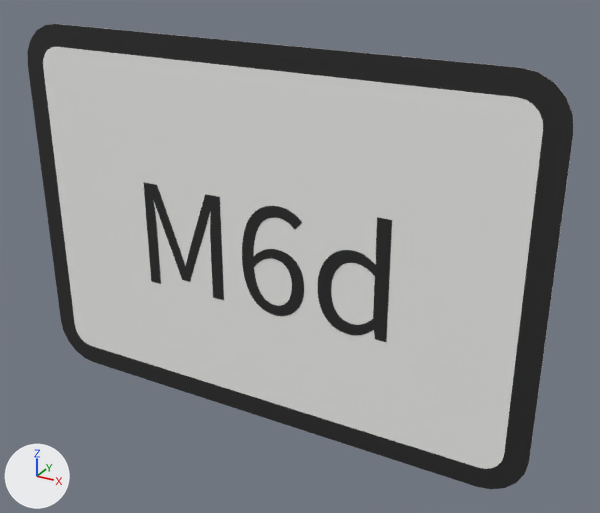
Before and after pictures for a commit that changed the glTF model panneaux/11_M_panonceaux/M6d.glb.
One viewpoint serves both versions: a 50 mm lens placed at (0.352, -0.568, 0.284), pointed at (0.033, 0.013, -0.007). The lights are fixed; the arrows at lower left show +X, +Y and +Z. The first picture is the older version. Where no turn or scale is listed for an object, it has been applied to the vertices. Vertices at exactly the same position are counted once.

In view in the first picture: 'M6d_cadre00', 'M6d_fond01', 'M6d_txt02' and 1 more.
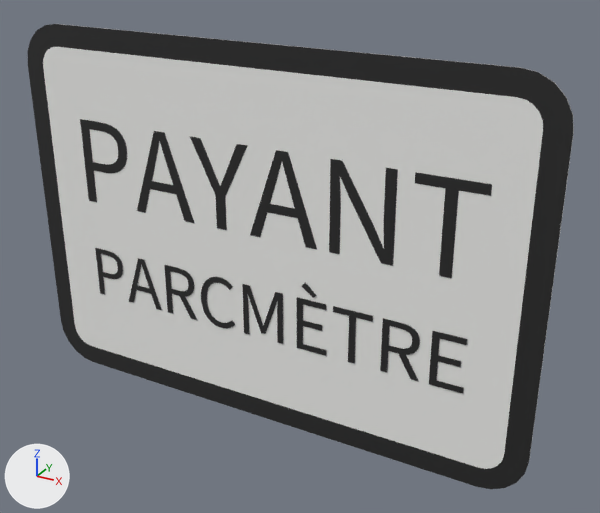
Changed parts and their boxes [x1, y1, x2, y2] in the pictures (600 x 513 px):
'M6d_txt02', reshaped, moved (65% wider)
    before: [143, 182, 392, 342]
    after: [80, 119, 492, 278]
'M6d_txt03', added
    after: [95, 248, 467, 394]
part 1 of me_t_1659, rebuilt (7% narrower, 14% shorter)
    before: [318, 217, 392, 342]
    after: [329, 159, 398, 266]
part 2 of me_t_1659, rebuilt (29% narrower, 22% shorter)
    before: [143, 182, 224, 300]
    after: [137, 131, 194, 223]
part 3 of me_t_1659, added (black)
    after: [80, 119, 127, 202]
part 4 of me_t_1659, added (black)
    after: [190, 137, 247, 230]
part 5 of me_t_1659, added (black)
    after: [415, 172, 492, 278]
part 6 of me_t_1659, reshaped
    before: [242, 206, 304, 316]
    after: [250, 150, 317, 249]

The edits, one by one:
me_t_1659 is used by ob_m6d_txt02; location (0.0, -0.0023, 0.0).
me_t_1659 had 630 vertices, 1256 faces and spanned x -0.122..0.123, y 0.0, z -0.061..0.049.
me_t_1659 now has 416 vertices, 820 faces and spans x -0.191..0.199, y 0.0, z -0.048..0.032.
me_t_1659 part 1: the loose piece of 208 vertices spanning x 0.058..0.123, y 0.0, z -0.061..0.049 is rebuilt with 76 vertices and now spans x 0.069..0.126, y 0.0, z -0.048..0.032.
me_t_1659 part 2: the loose piece of 132 vertices spanning x -0.122..-0.039, y 0.0, z -0.059..0.041 is rebuilt with 72 vertices and now spans x -0.132..-0.067, y 0.0, z -0.048..0.032.
me_t_1659 part 3: a new loose piece of 112 vertices spanning x -0.191..-0.138, y 0.0, z -0.048..0.032, in mat_noir_pictogramme (black #272727).
me_t_1659 part 4: a new loose piece of 68 vertices spanning x -0.067..-0.009, y 0.0, z -0.048..0.032, in mat_noir_pictogramme (black #272727).
me_t_1659 part 5: a new loose piece of 16 vertices spanning x 0.14..0.199, y 0.0, z -0.048..0.032, in mat_noir_pictogramme (black #272727).
me_t_1659 part 6: 288 vertices removed from x -0.017..0.045, y 0.0, z -0.061..0.042; 70 vertices added at x -0.008..0.057, y 0.0, z -0.048..0.032.
Mesh me_t_3420 is new.
It has 820 vertices, 1616 faces and spans x -0.189..0.192, y 0.0, z -0.031..0.036.
It uses material mat_noir_pictogramme (black #272727).
Object 'M6d_txt02' (ob_m6d_txt02) moves from (0.0, -0.0023, 0.0) to (0.0, -0.0023, 0.0583).
Object 'M6d_txt03' (ob_m6d_txt03) is new; it shows me_t_3420.
Its location is (0.0, -0.0027, -0.0583).
